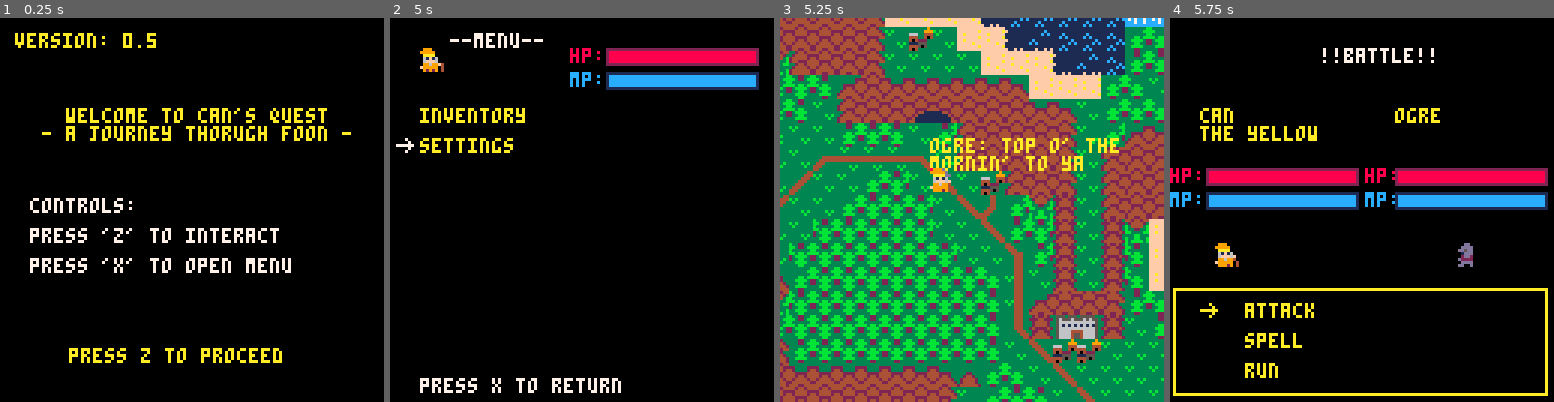
Above: before the commit, frames 1-4 (left to right).
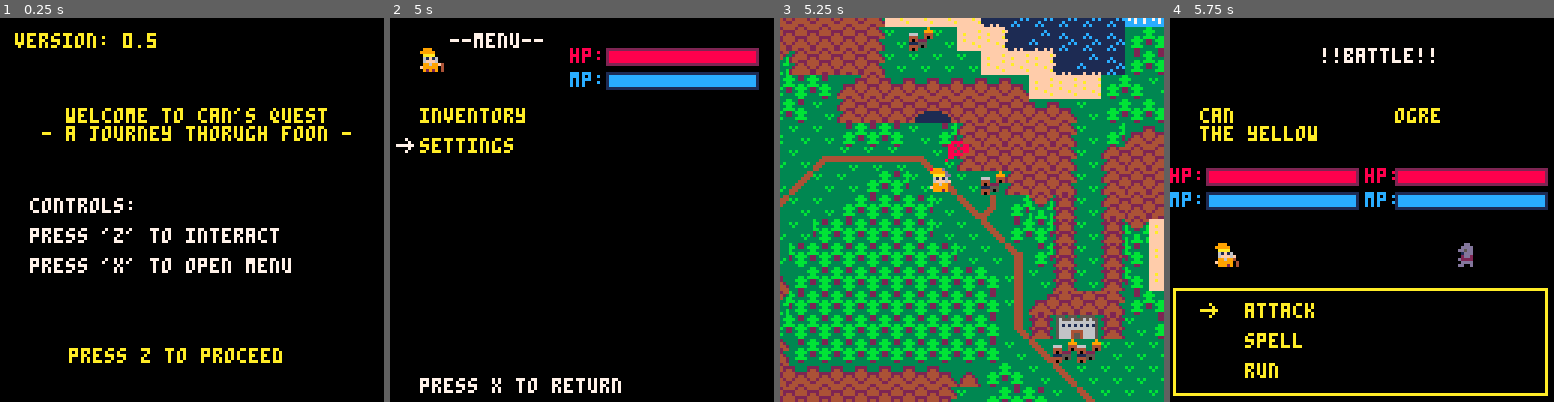
Above: after the commit, the same moments.

Repository: bigbadbones/cannsjourney
Game: PICO-8 cartridge foon.p8
Two runs of this game, one before a commit and one after it. Both use one fixed random seed, a clock stepped at 60 frames per second and the inputs below.
Inputs:
- Up to frame 1 (0.25 s): no input
- Up to frame 2 (5 s): tap O (Z key) at 0.33, 1.07, 2.22, 3.72 s; tap Down at 0.7 s; tap X (X key) at 1.43, 2.07, 2.82, 3.57, 4.32 s; hold Up 1.97-2.63 s; hold Right 2.68-3.02 s; hold Down 3.07-3.73 s; hold Left 3.78-4.12 s; hold Up 4.17-4.5 s; hold Left from 4.55 s (still down)
- Up to frame 3 (5.25 s): release Left at 5.05 s; tap X (X key) at 5.07 s; hold Right from 5.1 s (still down); tap O (Z key) at 5.22 s
- Up to frame 4 (5.75 s): keep holding Right

Frames 1-2 are identical in both runs. In frame 3, 1.4% of the frame differs, in the area x 39-89%, y 31-40%; in frame 4, nothing differs.

Commit message:
added new dialogue system which looks prettier
also now can kills everyone when he has a red potion

Diff:
--- a/foon.p8
+++ b/foon.p8
@@ -203,6 +203,8 @@
 
   elseif gamestate == 4 then
   	 --noop
+  elseif gamestate ==5 then
+  	handleinputs_dialogue()
   end
  end
 end
@@ -222,6 +224,8 @@
  		draw_battlescreen()
   elseif gamestate ==4 then
    draw_gameover()
+  elseif gamestate ==5 then
+   draw_dialogue()
   end
  end
 end
@@ -589,7 +593,27 @@
   	selectmenu()
   end
 end
-
+----------- dialogue --------
+
+function draw_dialogue()
+
+ rectfill(0,90,127,127,7)
+
+
+ rect(0,90,127,127,6)
+ print(dialogue,20,95,0)
+
+	print ("press z to return",
+	50,120,6)
+
+end
+
+
+function handleinputs_dialogue()
+  if btnp(4) then
+    returntoworld()
+  end
+end
 ----------- world -----------
 
 function draw_worldscreen()
@@ -1482,9 +1506,15 @@
 
 function kill(id)
  npcs[id].frames = {121,121,122,122}
+ npcs[id].alive = false
  if (not (npcs[id].name == "")) then
  	npcs[id].name = npcs[id].name.."(rip)"
  end
+ if (not (npcs[id].msg == "")) then
+ 	npcs[id].msg = ": boo!"
+ end
+ npcs[id].interact = "talk"
+
 end
 
 
@@ -1509,12 +1539,14 @@
   npcs[n].msgyoffset = 0
   npcs[n].msgxoffset = 0
   npcs[n].battlestats = {}
+  npcs[n].interact = "battle"
   npcs[n].world = "overworld"
  npcs[n].battlestats.attack = 5
  npcs[n].battlestats.magic = 5
  npcs[n].battlestats.defense = .75
  npcs[n].battlestats.hp = 100
  npcs[n].battlestats.mp = 100
+ npcs[n].alive = true
  end
 
  for n=nr_of_npcs+1,nr_of_npcs+copycount do
@@ -1528,10 +1560,12 @@
   npcs[n].y = y
   local txt = generatecansentences()
   npcs[n].msg = txt[2]
+  npcs[n].interact = "talk"
   npcs[n].name = txt[1]
 		npcs[n].msgyoffset = -10
 		npcs[n].msgxoffset = -20
   npcs[n].world = "overworld"
+  npcs[n].alive = true
  end
  --grimhoof
 
@@ -1606,7 +1640,7 @@
  npcs[5].frames = {103,103,104,104}
  npcs[5].x= 45*8
  npcs[5].y= 53*8
- npcs[5].name = "tradesme"
+ npcs[5].name = "tradesman"
  npcs[5].randommoves = false
  npcs[5].path={
  {45*8,53*8},
@@ -1642,7 +1676,7 @@
 function drawnpcs()
  if (#intersecting >0) then
  	for n=1, #intersecting do
-   talk(npcs[intersecting[n]])
+   interact(npcs[intersecting[n]])
  		end
  end
   intersecting = {}
@@ -1660,15 +1694,31 @@
  end
 end
 
-function talk(n)
+function interact(n)
 if world == "overworld" then
-  	print (
-  	n.name..n.msg,
-  	n.x+mapxoffset+
-  	n.msgxoffset,
+   if n.interact == "talk" and
+   (statuseffects.redpotion == false
+   or n.alive == false)
+   then
+   spr (109,
+  	n.x+mapxoffset+10,
   	n.y+mapyoffset
-  	-10+n.msgyoffset,
-  	10)
+  	-10)
+  	else
+   spr (93,
+  	n.x+mapxoffset+5,
+  	n.y+mapyoffset
+  	-10)
+
+  	end
+  	-- old talk behavior
+  	  -- 	n.name..n.msg,
+   	--n.x+mapxoffset+
+   	--n.msgxoffset,
+   --	n.y+mapyoffset
+   --	-10+n.msgyoffset,
+   --	10)
+  	--
 
 else
  print (
@@ -1685,9 +1735,20 @@
 function selectnpc()
 
 	if #intersecting >0 then
- 	startbattle(intersecting[1])
- end
-end
+ 	local n = npcs[intersecting[1]]
+ 	if (n.interact == "battle") or
+ 	(statuseffects.redpotion == true
+  and n.alive == true)
+ 	then
+ 	 startbattle(intersecting[1])
+ 	elseif n.interact =="talk" then
+ 	  sfx(26)
+ 	  dialogue = n.name..n.msg
+ 	 gamestate = 5
+ 	end
+ end
+end
+
 
 function isplayerintersecting(spr_x,spr_y)
  intersect = false
@@ -1784,6 +1845,12 @@
 
 	 	sprite.x +=xmove/sprite.speed
 	 	sprite.y +=ymove/sprite.speed
+
+	 	if sprite.x>60 then sprite.x=60
+	 	elseif sprite.x<40 then sprite.x=40 end
+	 	if sprite.y>60 then sprite.y=60
+	 	elseif sprite.y<40 then sprite.y=40 end
+
 	 end
 end
 
@@ -1881,21 +1948,21 @@
 f999990409f99940f999990451515151000900000000000008080000007557707775770000111660066111000dfddd40fddddd04000000000000000000000000
 09292904092999000999290415151515000500000000000000000000077000007000077000660000000006600d2ddd000ddd5d04000000000000000000000000
 01110000002220000011150088988888000000f000000000ccc00000000dd000000dd0000055ff000055ff000ddd00000ddd0000000000000000000000000000
-1111100002fff200011151158988888808000fff00000000c00ccc0000dddd0000dddd00005f5ff0005f5ff0ddddd000ddddd000000000000000000000000000
-0cccc0000f1f1f0001111122889898880080fff40000000000cc0cc000dd5dd000dd5dd0005fff00005fff000555500005555000000000000000000000000000
-061f160000f2f00001777100898989880008ff400c0cc00000c000c000ddd10000ddd10000f111f00ff111000512100005121000000000000000000000000000
-06fff60003222300115551118888988800f884000c000c00000000c0002dd200002dd20000f1110ff01111000522200005222020000000000000000000000000
-011611f43333333050111105988888980fff400000c0c000cccc00c00d222200002222d0001f1100001111000dddd2400ddddd40000000000000000000000000
-f1111104f11111f00010100088989888fff40000000c0000cc00ccc000dddd0000dddd0000111660066111100d2ddd402ddddd04000000000000000000000000
-012121040771770005101500888888890f400000000000000cccc00000dd000000d00dd000660000000006600d5ddd000ddd5d04000000000000000000000000
+1111100002fff200011151158988888808000fff00000000c00ccc0000dddd0000dddd00005f5ff0005f5ff0ddddd000ddddd000008888000000000000000000
+0cccc0000f1f1f0001111122889898880080fff40000000000cc0cc000dd5dd000dd5dd0005fff00005fff000555500005555000088585880000000000000000
+061f160000f2f00001777100898989880008ff400c0cc00000c000c000ddd10000ddd10000f111f00ff111000512100005121000088858880000000000000000
+06fff60003222300115551118888988800f884000c000c00000000c0002dd200002dd20000f1110ff01111000522200005222020088585880000000000000000
+011611f43333333050111105988888980fff400000c0c000cccc00c00d222200002222d0001f1100001111000dddd2400ddddd40088888000000000000000000
+f1111104f11111f00010100088989888fff40000000c0000cc00ccc000dddd0000dddd0000111660066111100d2ddd402ddddd04088000000000000000000000
+012121040771770005101500888888890f400000000000000cccc00000dd000000d00dd000660000000006600d5ddd000ddd5d04800000000000000000000000
 00000120000001105566556622442222f44444452222222222222222000222000002220000660000000000e04424424444244244000000000000000000000000
-000011520000112066556655222224424222222521111111111111120002522000025220006660e00e666e5e2244442222444422000000000000000000000000
-0000122210001252556611664112211242222225211555555555511200022200000222000ee66e5eee666eee4244442442444424000000000000000000000000
-112222001122222266551155211441124222222521dddddddddddd1200ddddd00ddddd00eeeeeeeeeee66e004422224444222244000000000000000000000000
-122222202222220055661166222222444222222521dddddddddddd1200d2dd0220dddd00eeeeee000eeeeee04424411111144244000000000000000000000000
-1222222222222220662266552445542242222225266666666666666200555500005555000eeeeee0050000504241111111111424000000000000000000000000
-40220202920090205524556622251222422222252666666666666662005551100115550005000050000000002411111111111142000000000000000000000000
-90900909090000906622665524455244455555512666666666666662001100000000011000000000000000004411111111111144000000000000000000000000
+000011520000112066556655222224424222222521111111111111120002522000025220006660e00e666e5e2244442222444422007777000000000000000000
+0000122210001252556611664112211242222225211555555555511200022200000222000ee66e5eee666eee4244442442444424077777770000000000000000
+112222001122222266551155211441124222222521dddddddddddd1200ddddd00ddddd00eeeeeeeeeee66e004422224444222244075757570000000000000000
+122222202222220055661166222222444222222521dddddddddddd1200d2dd0220dddd00eeeeee000eeeeee04424411111144244077777770000000000000000
+1222222222222220662266552445542242222225266666666666666200555500005555000eeeeee0050000504241111111111424077777000000000000000000
+40220202920090205524556622251222422222252666666666666662005551100115550005000050000000002411111111111142077000000000000000000000
+90900909090000906622665524455244455555512666666666666662001100000000011000000000000000004411111111111144700000000000000000000000
 000000004242424222222222442442440000bb00000b000000000000000fff00000fff0000006600006666600000000000000000000000000000000000000000
 00011000424242424444444422444422000bbb0b000bb000000b0b00000f5ff0000f5ff060067760067777700004400000044000000440000000000000000000
 00111100424244422112222242444424b00bbb00000bbb000b000000000fff00000fff0000675750067575700064460000644600006446000000000000000000
Not shown, changed: the sound effects (__sfx__) section of foon.p8
Not shown, changed: page.js
